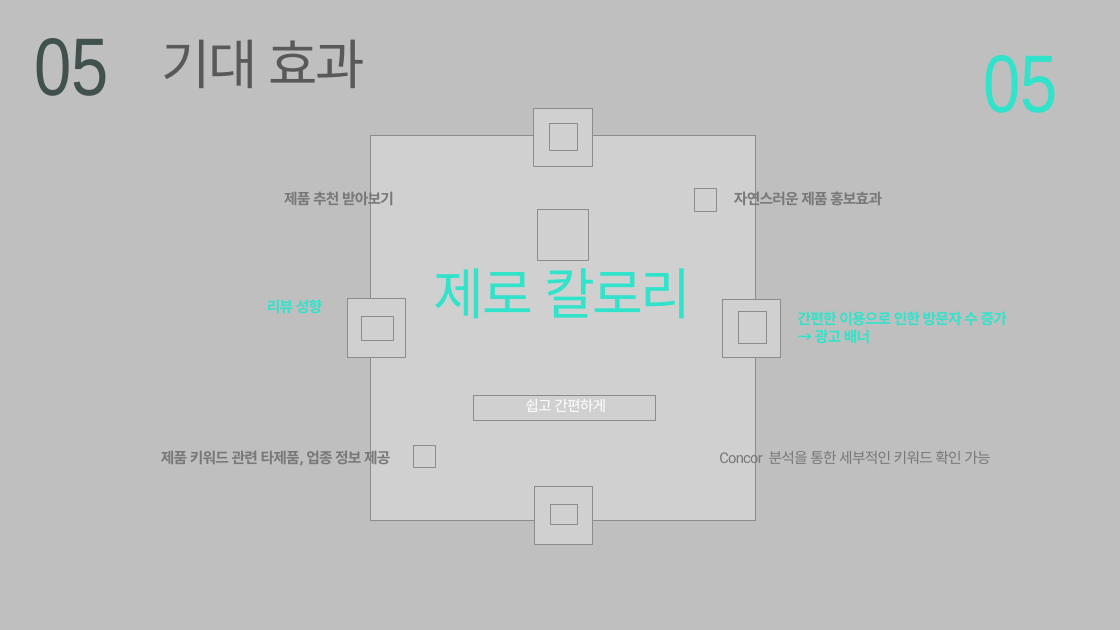
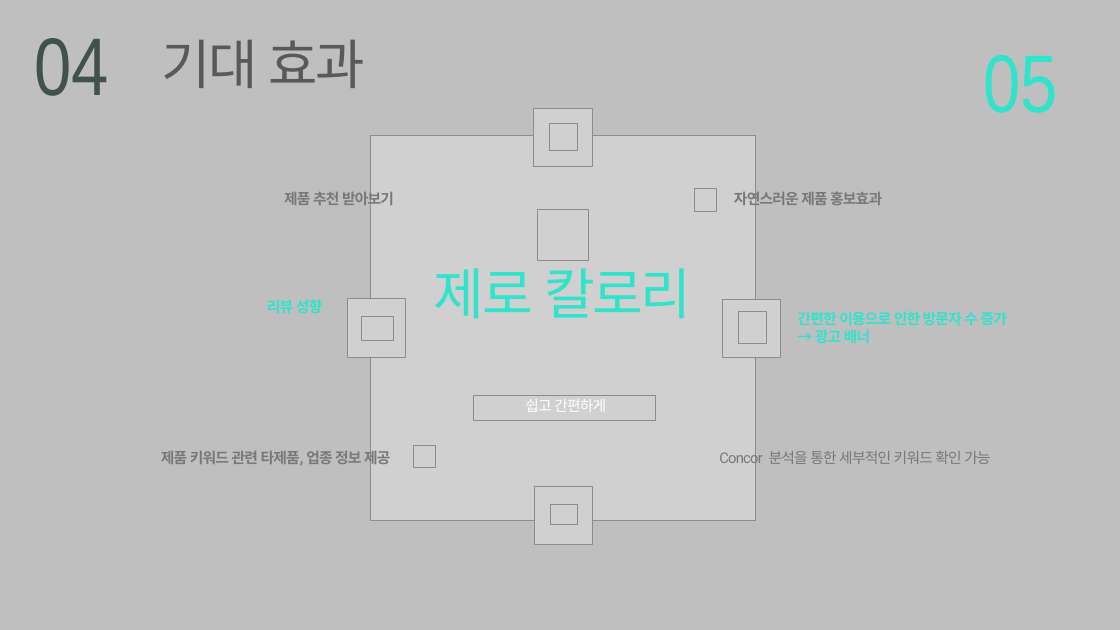
Before and after one commit to JUICE-JinHyeong/multicampus_final_First, a slide deck: slide 8 of final_project/프로젝트 필요 양식/멘토링_1조.pptx (slide 9 before the commit). Drawn at 1120x630 pixels with LibreOffice and Linux fonts; fonts in the diff are those of the drawing; grey boxes stand for pictures; background and template pictures are left out. Boxes give left, top, right and bottom in pixels: in the first picture for what was removed or moved away, otherwise in the second. Text is boxed around its words. In the diff, an @@ line names an element or a change of style, - is before the commit and + after.

```diff
--- a/final_project/프로젝트 필요 양식/멘토링_1조.pptx
+++ b/final_project/프로젝트 필요 양식/멘토링_1조.pptx
@@ text at <box>34,38,108,96</box>: text changed @@
-05
+04
```
Also in this commit, not shown: 3 other slides changed, 1 slide added, 2 slides removed, 2 other files.
